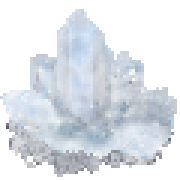
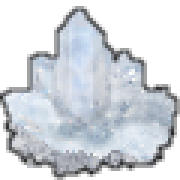
Before/after of a 180 × 180 layered artwork. What changed in the layer stack:
renamed "Pasted Layer" to "outline", painted on it over [0,6,180,180]
removed layer "Blue" over [3,9,174,159]
removed layer "Soild" over [0,9,174,165]
painted on "Crust solid" over [0,9,177,165]
